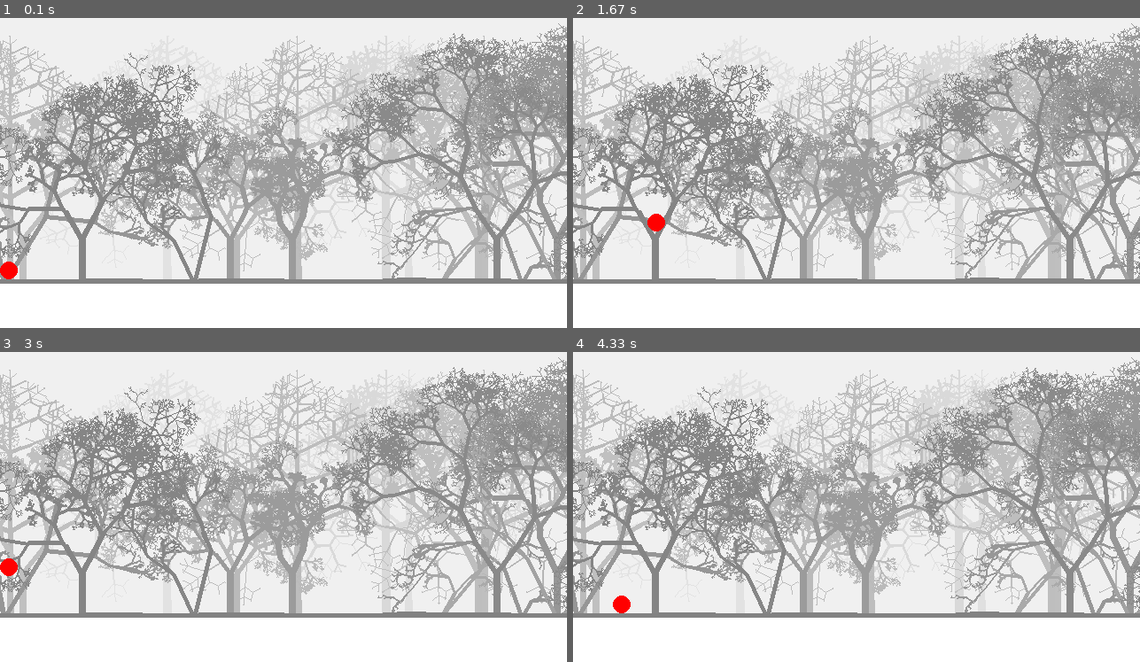
Above: before the commit, frames 1-4 (two rows, left to right).
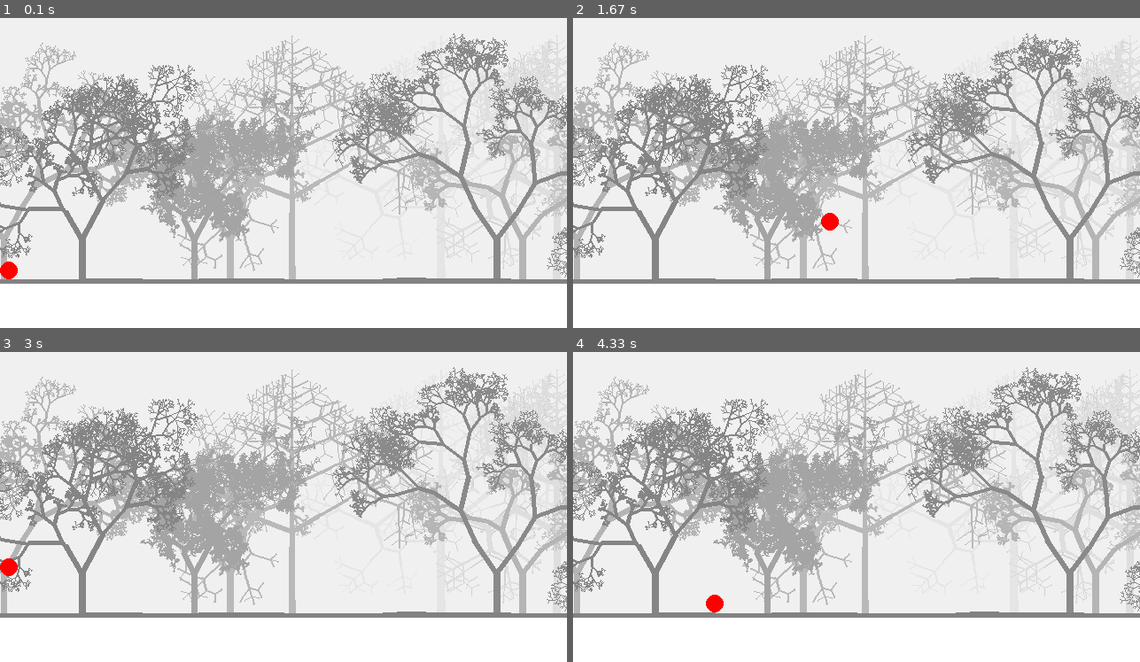
Above: after the commit, the same moments.

Repository: MyTaeyeon/Pygame-Art-with-code
Game: pygame game, started from main.py
Two runs of this game, one before a commit and one after it. Both use one fixed random seed, a clock stepped at 60 frames per second and the inputs below.
Inputs:
- Up to frame 1 (0.1 s): no input
- Up to frame 2 (1.67 s): hold Right 0.33-0.8 s; hold Up 0.83-1.13 s; hold Up 1.17-1.63 s
- Up to frame 3 (3 s): hold Left 1.67-2.2 s; hold Up from 2.67 s (still down)
- Up to frame 4 (4.33 s): release Up at 3.03 s; hold Right 3.07-3.7 s; hold Left 3.73-4.2 s; hold Right from 4.23 s (still down)

The runs differ from the first frame. In frame 1, 29% of the frame differs, in the area x 0-100%, y 1-85%; in frame 2, 29%; in frame 3, 29%; in frame 4, 29%.

Commit message:
lagging between frames fixed

Diff:
--- a/lib/foo.py
+++ b/lib/foo.py
@@ -8,6 +8,7 @@
 import math
 import threading
 import sys
+import time
 
 pygame.init()
 
@@ -38,18 +39,18 @@
 landcreated.fill(COLOR_KEY)
 landcreated.set_colorkey(COLOR_KEY)
 
-lspds = [0.1,0.2,0.5,1]
+lspds = [0.2,0.4,0.6,1.2]
 totalMade = [0]*4
 
 def makeBGLayer(n):
 	global loaded, allloads, terrain, lspds, totalMade
 	print("Making Background...")
-	l = pygame.Surface([2 * width+buff*2,height])
+	l = pygame.Surface([width+buff*2,height])
 	l.fill(COLOR_KEY)
 	l.set_colorkey(COLOR_KEY)
 
 	if terrain[n] == 0:
-		treesum = 2 * width/(0.0+len(Ls)*treeDensity)
+		treesum = width/(0.0+len(Ls)*treeDensity)
 		for i in range(0,int(treesum)):
 			thetree = [ random.choice([tree.tree2]),
 						random.choice([tree.tree1,tree.tree1,tree.tree2]),
@@ -59,7 +60,7 @@
 			loaded += 1
 	elif terrain[n] == 1:
 
-		treesum = 2 * (width/(0.0+len(Ls)*treeDensity))
+		treesum = (width/(0.0+len(Ls)*treeDensity))
 		for i in range(0,int(math.ceil(treesum/2.0))):
 			thetree = [ random.choice([tree.tree1,tree.tree3]),
 						random.choice([tree.tree1,tree.tree3]),
@@ -87,7 +88,7 @@
 
 def mt(LN, *args):
 	global Ls, Lrs, loaded, allloads
-	allloads = len(args)*(2 * width/(len(Ls)*treeDensity))
+	allloads = len(args)*(width/(len(Ls)*treeDensity))
 	loaded = 0
 	if LN == 1:
 		for a in args:
@@ -117,15 +118,17 @@
 scroll = 0
 canvas = pygame.Surface([width/2,height])
 x = 0
-SPEED = 3
+SPEED = 10
 
 def onlandY(ox):
 	return height - land[math.ceil(ox // landDensity)] - 10
 
-player = creature.simplePlayer(18 * landDensity, height - land[18] - 10)
+player = creature.simplePlayer(10, height - land[0] - 10)
 
 locs = [0,0,0,0]
 locrs = [width,width,width,width]
+
+t1 = t2 = None
 
 while (True):
 	for event in pygame.event.get():
@@ -143,19 +146,18 @@
 
 		if locs[i]+scroll*lspds[i] < -width-buff:
 			locs[i] += width*2
+			# Ls[i] = makeBGLayer(i)
 			t1 = threading.Thread(target=mt, args=(1, i))
 			t1.start()
-			t1.join()
-
 
 		if Lrs[i] is not None:
 			canvas.blit(Lrs[i],[locrs[i]+scroll*lspds[i]-buff,0])
 
 		if locrs[i]+scroll*lspds[i] < -width-buff:
 			locrs[i] += width*2
+			# Lrs[i] = makeBGLayer(i)
 			t2 = threading.Thread(target=mt, args=(2, i))
 			t2.start()
-			t2.join()
 
 	u.polygon(canvas,(130,130,130),[[0,height]]+[[landloc+i*landDensity,height-land[i]] for i in range(0,len(land))]+[[width/2,height]])
 	player.update(onlandY(player.x))
@@ -170,8 +172,8 @@
 	usercontrol = pygame.key.get_pressed()
 
 	if usercontrol[pygame.K_RIGHT]:
-		if player.x >= 18 * landDensity:
-			player.x = 18 * landDensity
+		if player.x >= 15 * landDensity:
+			player.x = 15 * landDensity
 			landloc -= SPEED
 			scroll -= SPEED
 		else:
--- a/main.py
+++ b/main.py
@@ -8,6 +8,7 @@
 import math
 import threading
 import sys
+import time
 
 pygame.init()
 
@@ -38,18 +39,18 @@
 landcreated.fill(COLOR_KEY)
 landcreated.set_colorkey(COLOR_KEY)
 
-lspds = [0.1,0.2,0.5,1]
+lspds = [0.2,0.4,0.6,1.2]
 totalMade = [0]*4
 
 def makeBGLayer(n):
 	global loaded, allloads, terrain, lspds, totalMade
 	print("Making Background...")
-	l = pygame.Surface([2 * width+buff*2,height])
+	l = pygame.Surface([width+buff*2,height])
 	l.fill(COLOR_KEY)
 	l.set_colorkey(COLOR_KEY)
 
 	if terrain[n] == 0:
-		treesum = 2 * width/(0.0+len(Ls)*treeDensity)
+		treesum = width/(0.0+len(Ls)*treeDensity)
 		for i in range(0,int(treesum)):
 			thetree = [ random.choice([tree.tree2]),
 						random.choice([tree.tree1,tree.tree1,tree.tree2]),
@@ -59,7 +60,7 @@
 			loaded += 1
 	elif terrain[n] == 1:
 
-		treesum = 2 * (width/(0.0+len(Ls)*treeDensity))
+		treesum = (width/(0.0+len(Ls)*treeDensity))
 		for i in range(0,int(math.ceil(treesum/2.0))):
 			thetree = [ random.choice([tree.tree1,tree.tree3]),
 						random.choice([tree.tree1,tree.tree3]),
@@ -87,7 +88,7 @@
 
 def mt(LN, *args):
 	global Ls, Lrs, loaded, allloads
-	allloads = len(args)*(2 * width/(len(Ls)*treeDensity))
+	allloads = len(args)*(width/(len(Ls)*treeDensity))
 	loaded = 0
 	if LN == 1:
 		for a in args:
@@ -117,7 +118,7 @@
 scroll = 0
 canvas = pygame.Surface([width/2,height])
 x = 0
-SPEED = 3
+SPEED = 10
 
 def onlandY(ox):
 	return height - land[math.ceil(ox // landDensity)] - 10
@@ -145,6 +146,7 @@
 
 		if locs[i]+scroll*lspds[i] < -width-buff:
 			locs[i] += width*2
+			# Ls[i] = makeBGLayer(i)
 			t1 = threading.Thread(target=mt, args=(1, i))
 			t1.start()
 
@@ -153,14 +155,9 @@
 
 		if locrs[i]+scroll*lspds[i] < -width-buff:
 			locrs[i] += width*2
+			# Lrs[i] = makeBGLayer(i)
 			t2 = threading.Thread(target=mt, args=(2, i))
 			t2.start()
-	if t1 != None:
-		t1.join()
-		t1 = None
-	if t2 != None:
-		t2.join()
-		t2 = None
 
 	u.polygon(canvas,(130,130,130),[[0,height]]+[[landloc+i*landDensity,height-land[i]] for i in range(0,len(land))]+[[width/2,height]])
 	player.update(onlandY(player.x))
